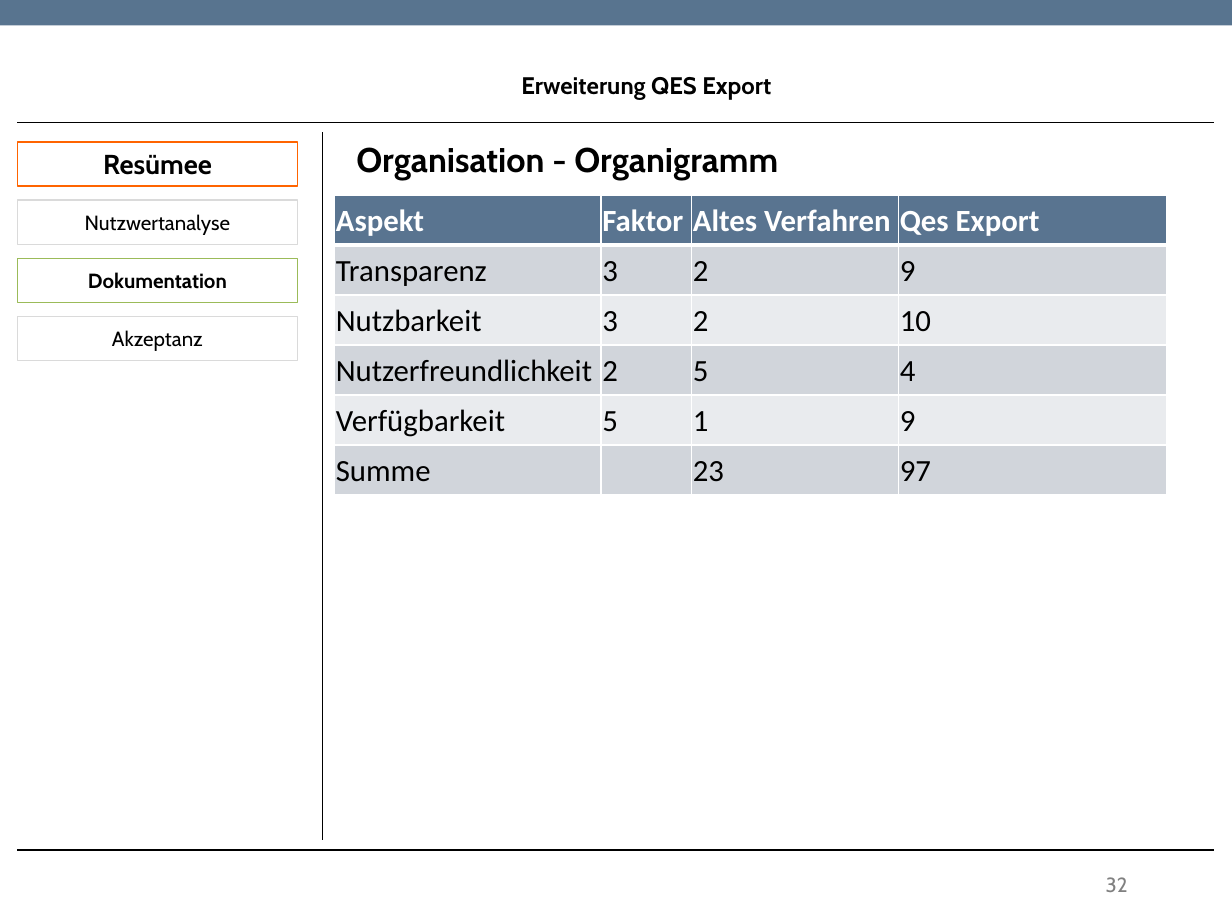
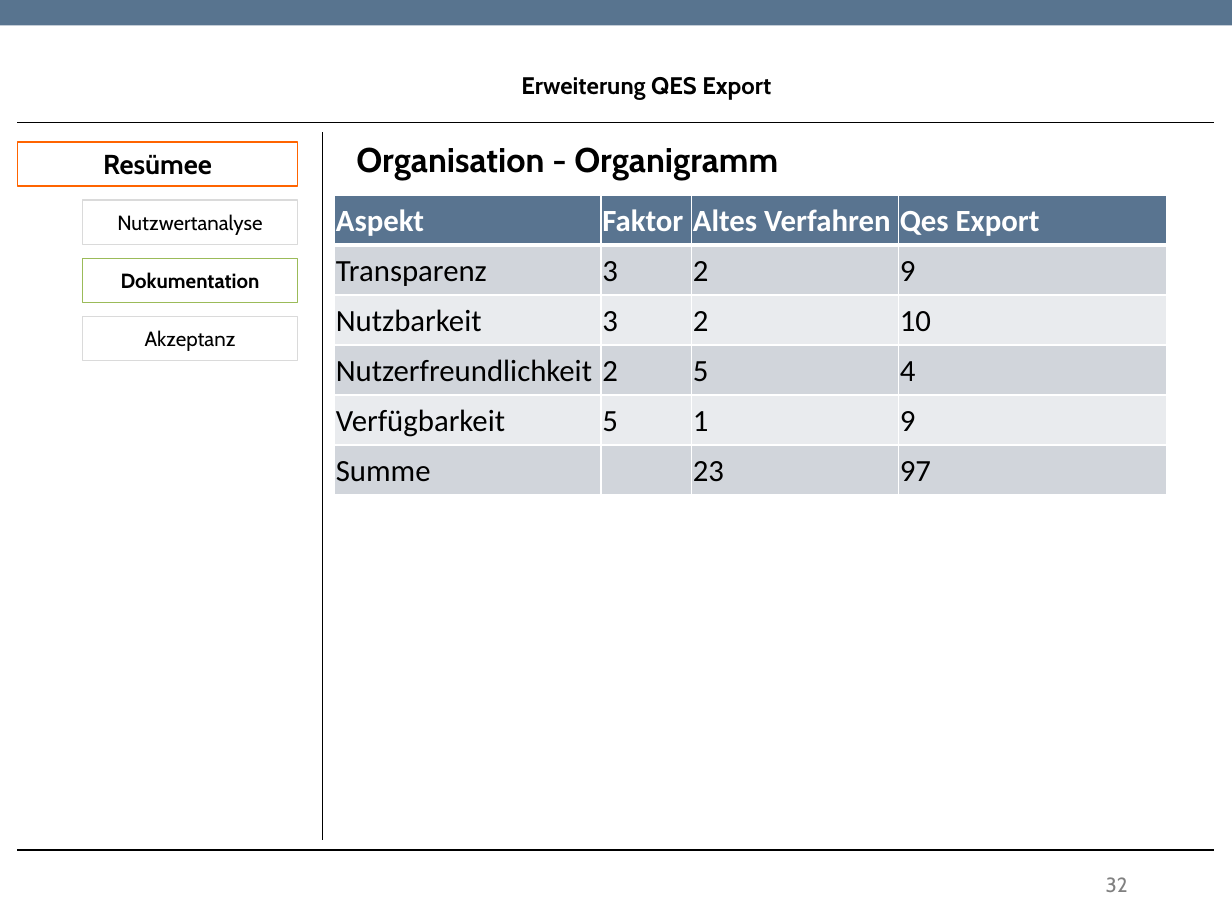
Before and after one commit to TwoHorus/dbExelExportLaravel, a slide deck: slide 32 of DOC/Fachgespraech.pptx. Drawn at 1232x924 pixels with LibreOffice and Linux fonts; fonts in the diff are those of the drawing; background and template pictures are left out. Boxes give left, top, right and bottom in pixels: in the first picture for what was removed or moved away, otherwise in the second. Text is boxed around its words. In the diff, an @@ line names an element or a change of style, - is before the commit and + after.

```diff
--- a/DOC/Fachgespraech.pptx
+++ b/DOC/Fachgespraech.pptx
@@ rectangle "Nutzwertanalyse": place and size @@
-rectangle "Nutzwertanalyse" at box(17, 200, 298, 244)
+rectangle "Nutzwertanalyse" at box(83, 200, 298, 244)
@@ rectangle "Dokumentation": place and size @@
-rectangle "Dokumentation" at box(17, 259, 298, 303)
+rectangle "Dokumentation" at box(83, 259, 298, 303)
@@ rectangle "Akzeptanz": place and size @@
-rectangle "Akzeptanz" at box(17, 317, 298, 361)
+rectangle "Akzeptanz" at box(83, 317, 298, 361)
```
Also in this commit, not shown: 23 other slides changed.
